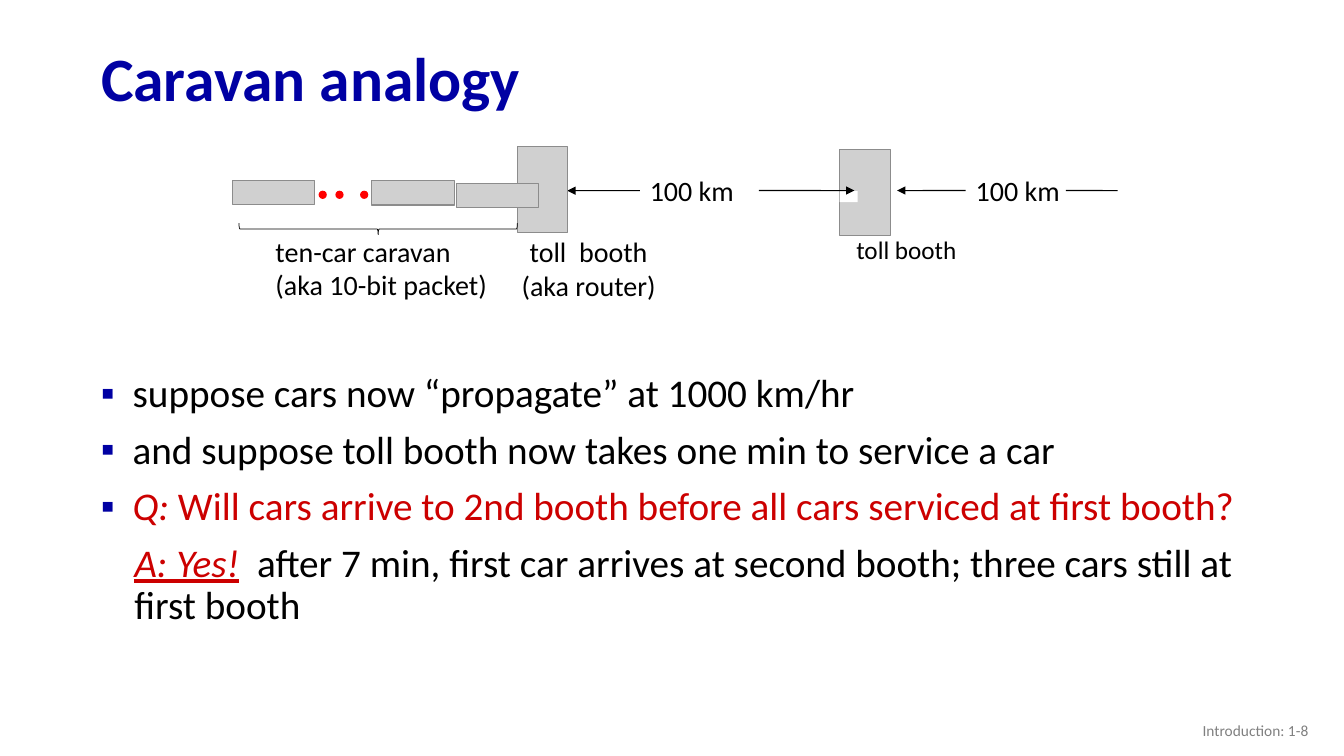
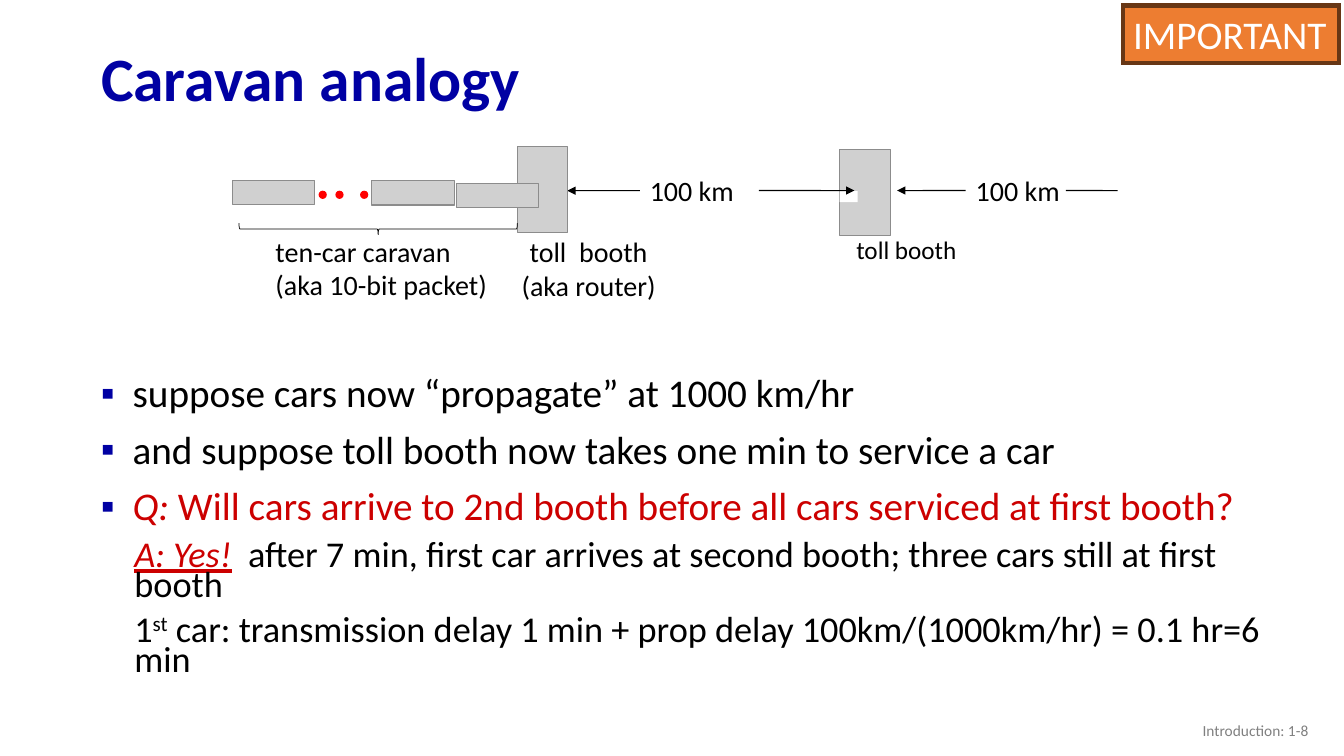
Before and after one commit to guhofstra/CSC175, a slide deck: slide 8 of PPTs/1.4 1.5 1.6 Performance Security Layers.pptx. Drawn at 1344x756 pixels with LibreOffice and Linux fonts; fonts in the diff are those of the drawing; grey boxes stand for pictures. Boxes give left, top, right and bottom in pixels: in the first picture for what was removed or moved away, otherwise in the second. Text is boxed around its words. In the diff, an @@ line names an element or a change of style, - is before the commit and + after.

```diff
--- a/PPTs/1.4 1.5 1.6 Performance Security Layers.pptx
+++ b/PPTs/1.4 1.5 1.6 Performance Security Layers.pptx
@@ rectangle added at [1123, 5, 1339, 63], fill #ED7D31, outline #683715 3 pt, 28 pt, text #FFFFFF @@
+IMPORTANT
@@ text added at [1303, 8, 1337, 22], 8 pt, text #000000 @@
+Begränsad delning
@@ text at [134, 541, 1216, 598]: size 28 to 25.9 pt in "A: Yes! after 7 min, first car ..."; line spacing 0.9 to 0.7 @@
@@ text at [134, 615, 1259, 672]: paragraph added @@
+1st car: transmission delay 1 min + prop delay 100km/(1000km/hr) = 0.1 hr=6 min
```
Also in this commit, not shown: 37 other slides changed, 3 slides added, 34 other files.
